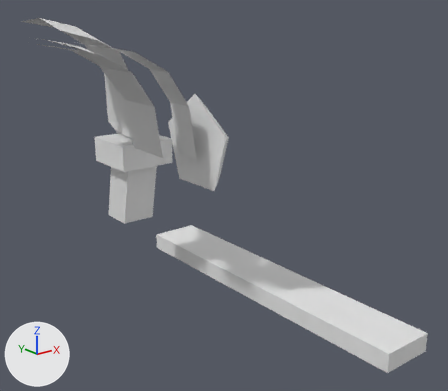
A saved change to the Blender file Blockings.blend.
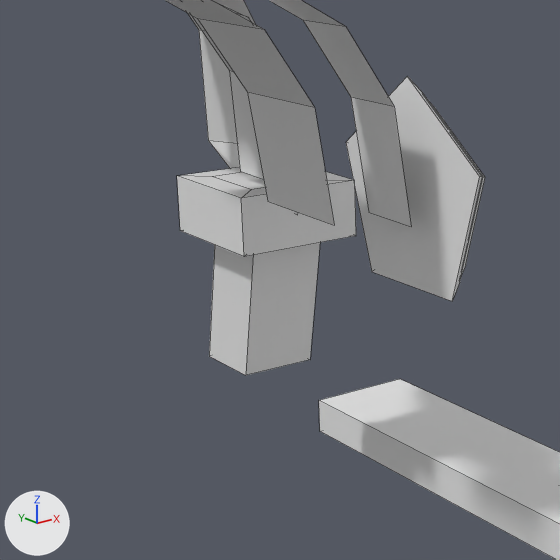
Old and new are each drawn whole from a camera (50 mm lens) standing at (-1.49, -4.67, 3.13) and looking at (2.12, -0.15, 1.33) and again close up on the part from 4% to 58% of the width and 15% to 78% of the height. The lights are fixed; the arrows at lower left show +X, +Y and +Z. The close-ups show mesh edges as thin lines.

Before the edit, the objects in view are built like this:
```python
me_cube_001 = bpy.data.meshes.new('Cube.001')
me_cube_001.from_pydata(...)  # 20 vertices, 18 faces; spans x -1.67..1.67, y -1.54..1.88, z -3.01..2.13
me_cylinder_002 = bpy.data.meshes.new('Cylinder.002')
me_cylinder_002.from_pydata(...)  # a 5-sided cut cone along z (radius 1.0 at the low end, 1.17 at the high end) spanning x -1.12..1.12, y -0.95..1.17, z -1.0..-0.81
me_cylinder_005 = bpy.data.meshes.new('Cylinder.005')
me_cylinder_005.from_pydata(...)  # 15 vertices, 8 faces; spans x 0.0..1.0, y -0.589..0.271, z -0.115..0.969
ob_innerpadding = bpy.data.objects.new('InnerPadding', me_cylinder_005)
ob_innerpadding.location = (0.832, 1.005, 1.844)
ob_keyholebackframe = bpy.data.objects.new('KeyholeBackframe', me_cylinder_002)
ob_keyholebackframe.location = (1.615, 0.039, 1.826)
ob_keyholebackframe.rotation_euler = (1.571, 1.26, 1.571)  # degrees (90, 72, 90)
ob_keyholebackframe.scale = (0.417, 0.417, -0.386)
ob_metalleg = bpy.data.objects.new('MetalLeg', me_cube_001)
ob_metalleg.location = (1.949, 1.284, 1.131)
ob_metalleg.scale = (-0.186, -0.186, -0.186)
# also in view: 'WoodenLid' at (1.15, 0.46, 2.25); 'TopPadding' at (1.5, 1.36, 2.28); 'MetalStrap' at (1.33, 0.05, 2.27); 'WoodenPlane' at (2.93, 0.06, 0.08)
```
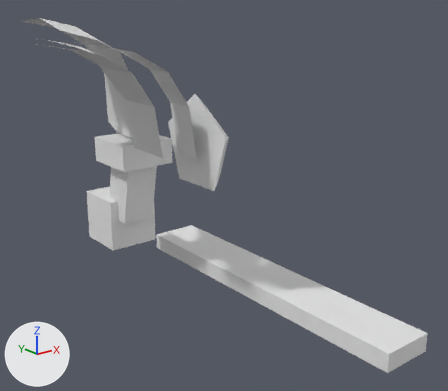
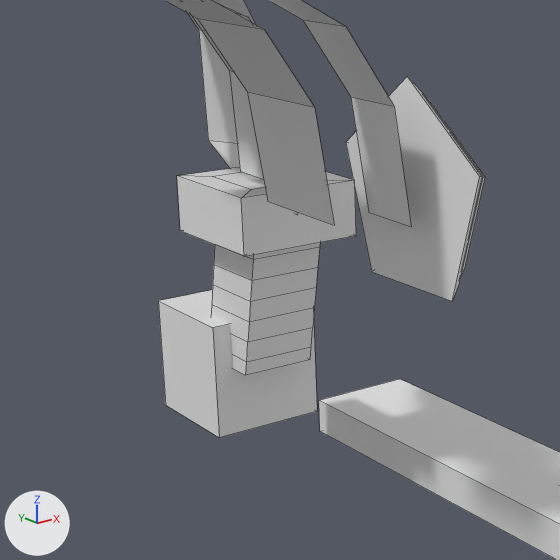
Commit message: Blocking: add metal leg decoration (cube)

Boxes (x1, y1, x2, y2) around the edits, measured in the close-ups (560 x 560 px):
'MetalLegDecor', added: after (158, 290, 317, 438)
part 1 of me_cube_001, built on: before (209, 243, 320, 375); after (211, 243, 320, 375)

The change, as a diff of the scene's bpy script:
```diff
--- a/Blockings.blend.py
+++ b/Blockings.blend.py
@@ me_cube_001 @@
 # used by ob_metalleg; location = (1.949, 1.284, 1.131); scale = (-0.186, -0.186, -0.186)
-me_cube_001.from_pydata(...)  # 20 vertices, 18 faces; spans x -1.67..1.67, y -1.54..1.88, z -3.01..2.13
+me_cube_001.from_pydata(...)  # 44 vertices, 42 faces; spans x -1.67..1.67, y -1.54..1.88, z -3.01..2.13
+# me_cube_001 part 1
+# 4 faces are deleted
+# 24 vertices are added at x -1.0..1.0, y -1.46..1.14, z -1.19..1.74
+# 28 new faces join them
@@ me_cube_002 @@
+me_cube_002.from_pydata(...)  # a box spanning x -7.77..-5.77, y -1.0..1.0, z -1.0..1.0
@@ ob_metallegdecor @@
+ob_metallegdecor = bpy.data.objects.new('MetalLegDecor', me_cube_002)
+ob_metallegdecor.location = (-0.004, 1.62, 0.679)
+ob_metallegdecor.scale = (-0.29, -0.29, -0.29)
```
